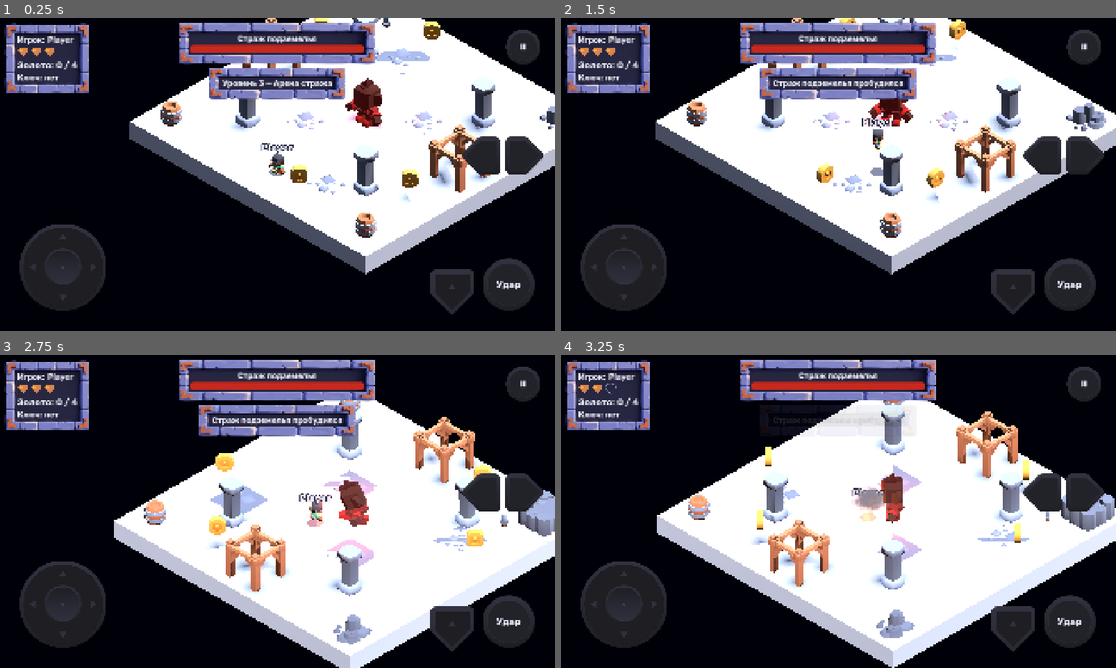
Above: before the commit, frames 1-4 (two rows, left to right).
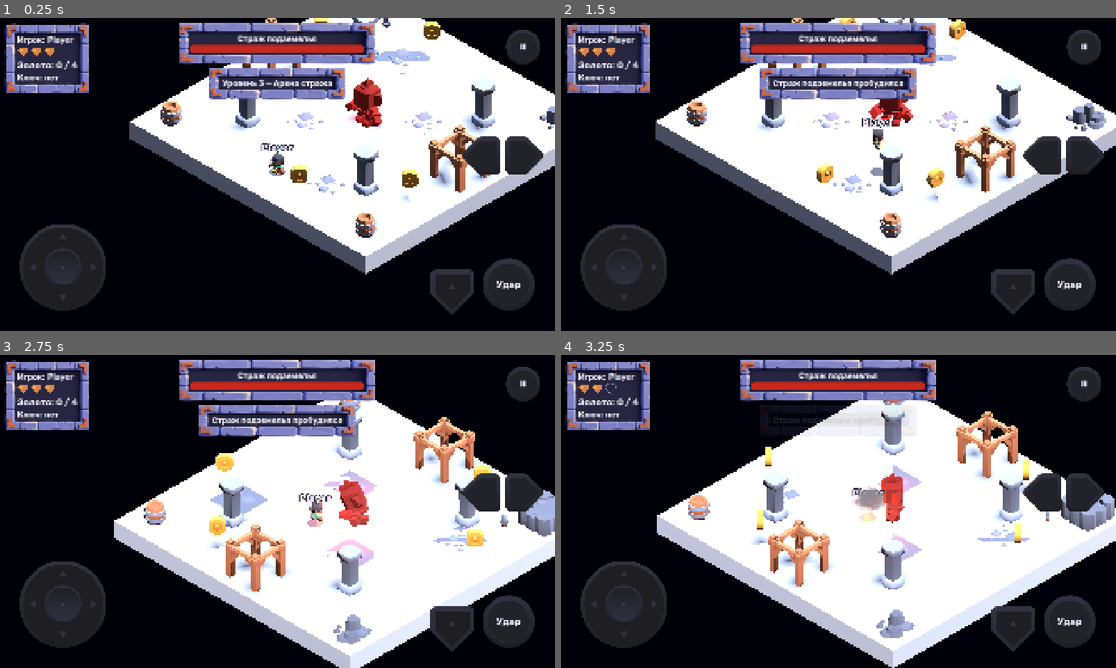
Above: after the commit, the same moments.

Repository: farikgg/godot_assignment
Game: Godot game, scene res://scenes/levels/level_3_boss.tscn
Same seed, same stepped clock (60 frames per second), same inputs: the game is played once before the commit and once after it. This scene is started directly instead of the project's main scene.
Inputs (mouse positions are in pixels of both pictures, inside the frame that each line leads up to):
- Up to frame 1 (0.25 s): no input
- Up to frame 2 (1.5 s): move the mouse to (960, 158) at 0.52 s; hold D (move_right) 0.53-1.25 s; hold J (attack) 0.53-1.25 s; click (960, 158) at 0.67 s; tap Space (jump) at 0.77 s; drag from (727, 190) to (810, 237) at 1.27 s
- Up to frame 3 (2.75 s): move the mouse to (333, 442) at 2.02 s; hold D (move_right) from 2.03 s (still down); hold E (camera_right) from 2.03 s (still down)
- Up to frame 4 (3.25 s): release D (move_right) at 2.75 s; release E (camera_right) at 2.75 s; drag from (810, 574) to (672, 464) at 2.77 s

The runs differ from the first frame. In frame 1, 0.3% of the frame differs, in the area x 62-69%, y 19-34%; in frame 2, 0.2%; in frame 3, 0.4%, in the area x 61-67%, y 40-55%; in frame 4, 0.4%.

Commit message:
Enemies use the models in assets/Enemies
Co-Authored-By: Claude Opus 5.5 <noreply@anthropic.com>

Diff:
--- a/resources/enemies/skeleton.tres
+++ b/resources/enemies/skeleton.tres
@@ -1,7 +1,7 @@
 [gd_resource type="Resource" script_class="EnemyData" format=3]
 
 [ext_resource type="Script" path="res://scripts/data/enemy_data.gd" id="1_script"]
-[ext_resource type="PackedScene" path="res://assets/Map/character-skeleton.glb" id="2_model"]
+[ext_resource type="PackedScene" path="res://assets/Enemies/character-skeleton.glb" id="2_model"]
 
 [resource]
 script = ExtResource("1_script")
--- a/resources/enemies/vampire.tres
+++ b/resources/enemies/vampire.tres
@@ -1,7 +1,7 @@
 [gd_resource type="Resource" script_class="EnemyData" format=3]
 
 [ext_resource type="Script" path="res://scripts/data/enemy_data.gd" id="1_script"]
-[ext_resource type="PackedScene" path="res://assets/Map/character-vampire.glb" id="2_model"]
+[ext_resource type="PackedScene" path="res://assets/Enemies/character-vampire.glb" id="2_model"]
 
 [resource]
 script = ExtResource("1_script")
--- a/resources/enemies/zombie.tres
+++ b/resources/enemies/zombie.tres
@@ -1,7 +1,7 @@
 [gd_resource type="Resource" script_class="EnemyData" format=3]
 
 [ext_resource type="Script" path="res://scripts/data/enemy_data.gd" id="1_script"]
-[ext_resource type="PackedScene" path="res://assets/Map/character-zombie.glb" id="2_model"]
+[ext_resource type="PackedScene" path="res://assets/Enemies/character-zombie.glb" id="2_model"]
 
 [resource]
 script = ExtResource("1_script")
--- a/scenes/enemies/boss.tscn
+++ b/scenes/enemies/boss.tscn
@@ -1,7 +1,7 @@
 [gd_scene format=3]
 
 [ext_resource type="Script" path="res://scripts/enemies/boss.gd" id="1_script"]
-[ext_resource type="PackedScene" path="res://assets/Map/character-orc.glb" id="2_model"]
+[ext_resource type="PackedScene" path="res://assets/Enemies/character-orc.glb" id="2_model"]
 [ext_resource type="Script" path="res://scripts/health.gd" id="3_health"]
 [ext_resource type="PackedScene" path="res://scenes/projectiles/fireball.tscn" id="4_fireball"]
 [ext_resource type="PackedScene" path="res://scenes/projectiles/fire_rain_drop.tscn" id="5_rain"]
